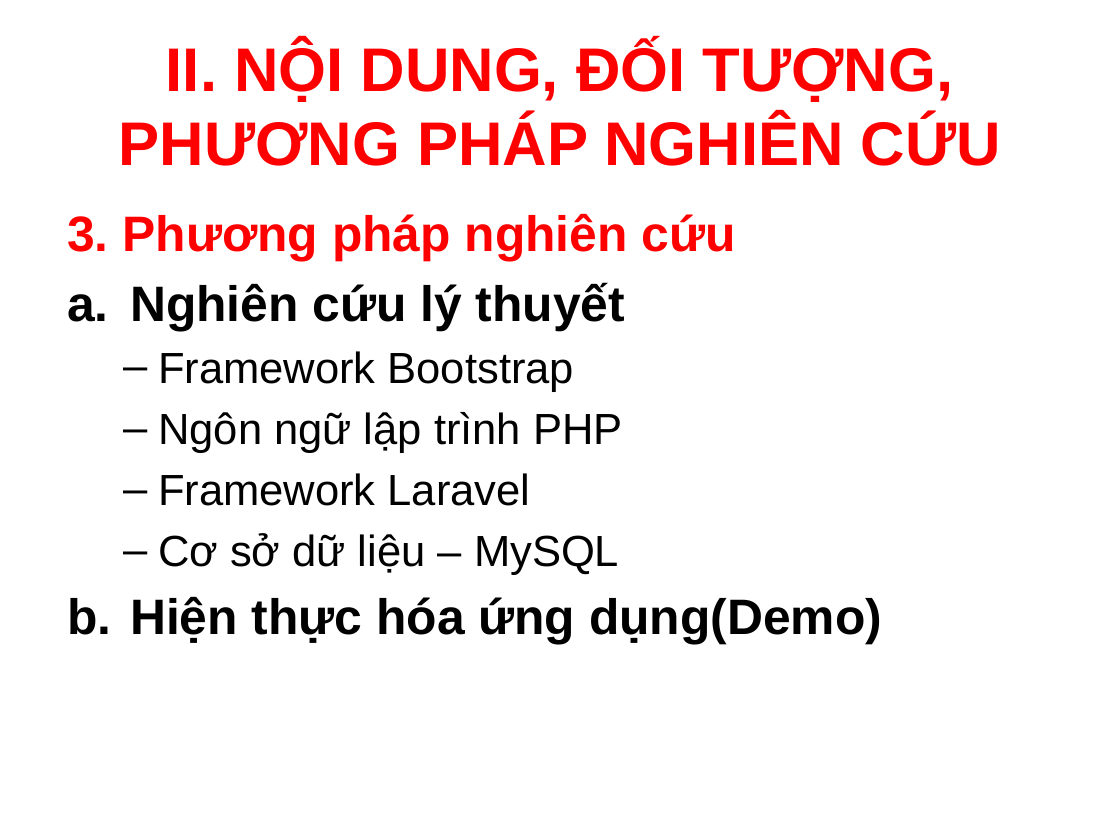
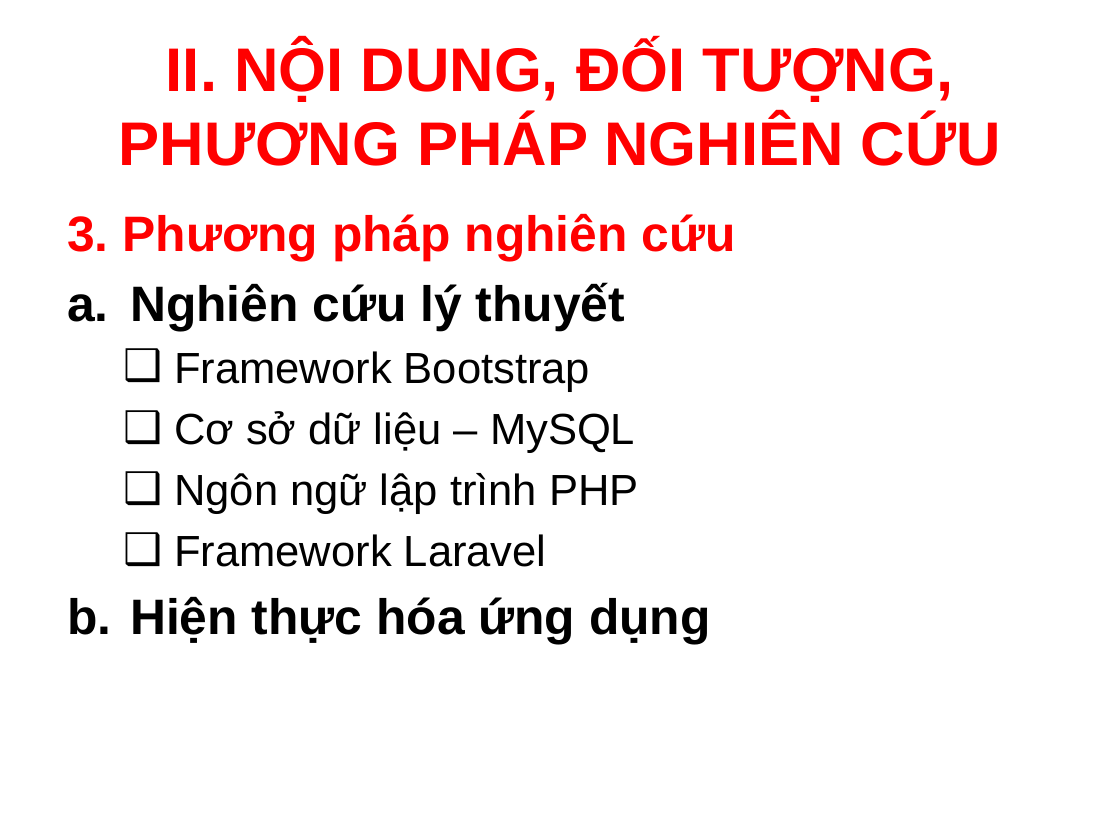
Before and after one commit to MTeeIT/Do_An_MH, a slide deck: slide 6 of bao cao/Slide Bao Cao.pptx. Drawn at 1120x840 pixels with LibreOffice and Linux fonts; fonts in the diff are those of the drawing; background and template pictures are left out. Boxes give left, top, right and bottom in pixels: in the first picture for what was removed or moved away, otherwise in the second. Text is boxed around its words. In the diff, an @@ line names an element or a change of style, - is before the commit and + after.

```diff
--- a/bao cao/Slide Bao Cao.pptx
+++ b/bao cao/Slide Bao Cao.pptx
@@ text at box(174, 351, 638, 567): bullet – to ❑ @@
@@ text at box(174, 411, 635, 453): paragraph added @@
+  ❑ Cơ sở dữ liệu – MySQL
@@ text at box(130, 596, 711, 645): text changed @@
-  – Cơ sở dữ liệu – MySQL
-b. Hiện thực hóa ứng dụng(Demo)
+b. Hiện thực hóa ứng dụng
```
Also in this commit, not shown: 3 other slides changed, 3 slides added, 1 slide removed, 2 other files.
